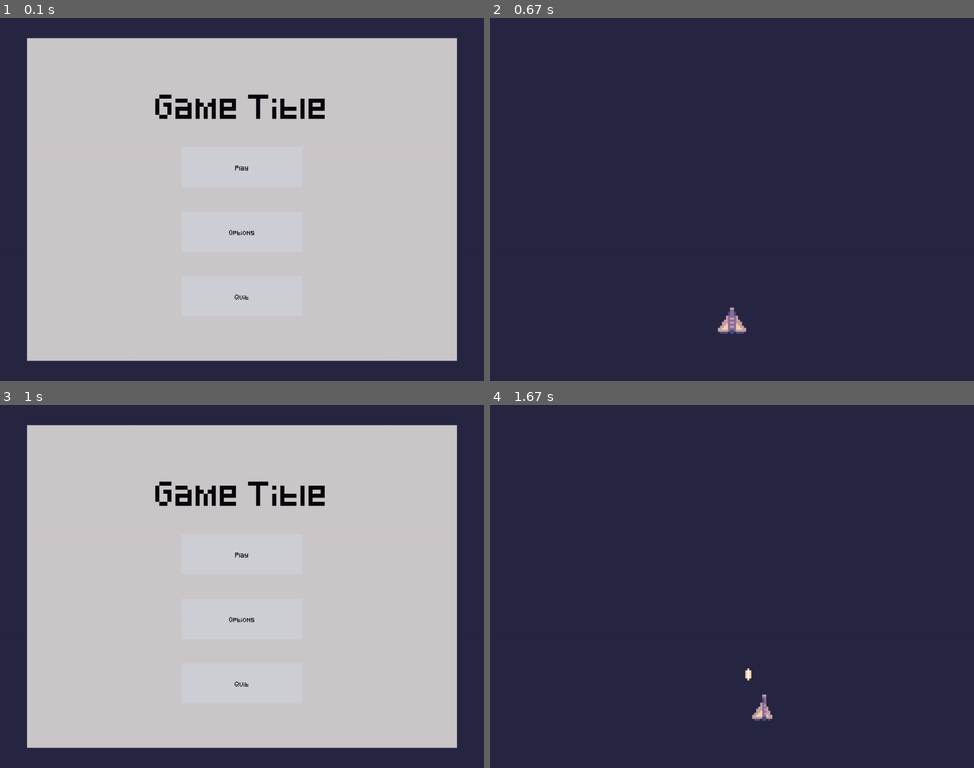
Above: before the commit, frames 1-4 (two rows, left to right).
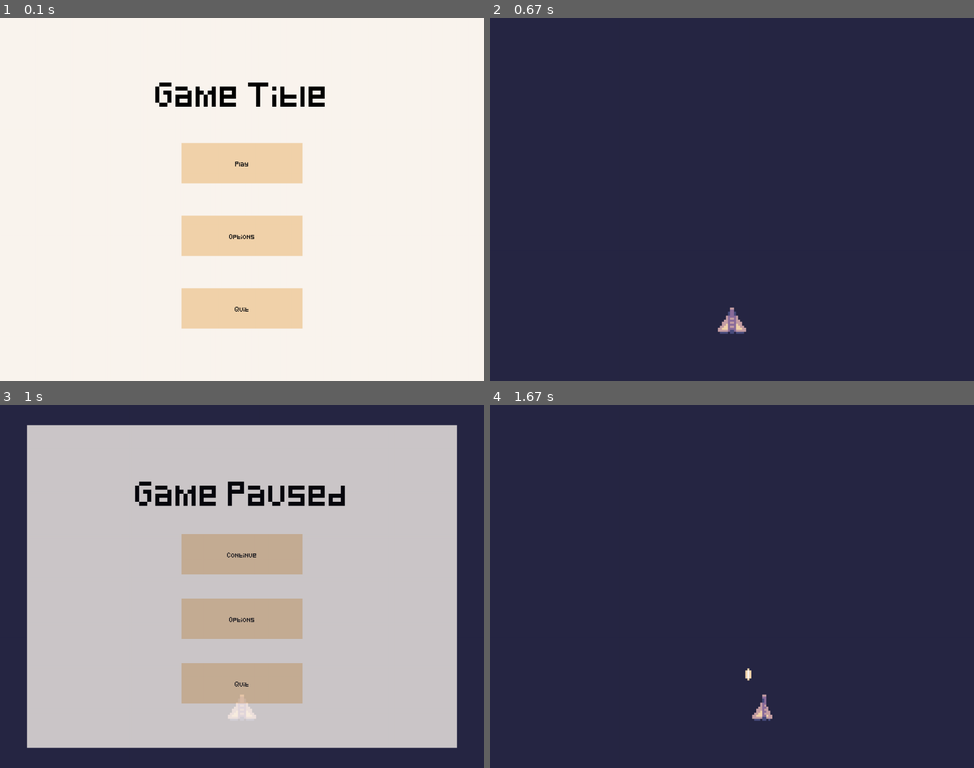
Above: after the commit, the same moments.

Repository: malaeng/12SDD-AT3
Game: pygame game, started from main.py
Same seed, same stepped clock (60 frames per second), same inputs: the game is played once before the commit and once after it.
Inputs (mouse positions are in pixels of both pictures, inside the frame that each line leads up to):
- Up to frame 1 (0.1 s): no input
- Up to frame 2 (0.67 s): click (732, 163) at 0.38 s
- Up to frame 3 (1 s): hold Esc from 0.67 s (still down); hold Right from 0.67 s (still down); move the mouse to (314, 459) at 0.7 s
- Up to frame 4 (1.67 s): release Esc at 1.13 s; release Right at 1.13 s; click (732, 553) at 1.22 s; hold Right from 1.5 s (still down); move the mouse to (915, 680) at 1.53 s; tap Space at 1.57 s

The runs differ from the first frame. In frame 1, 100% of the frame differs, in the area x 0-100%, y 0-100%; in frame 2, nothing differs; in frame 3, 9.7%; in frame 4, nothing differs.

Commit message:
Buttons now work correctly with mousebuttondown and mousebuttonup

Diff:
--- a/main.py
+++ b/main.py
@@ -14,10 +14,11 @@
 
         # Menus
         self.main_menu = Menu(
-            size = (8*screen_width/9, 8*screen_height/9),
+            #size = (8*screen_width/9, 8*screen_height/9),
+            size = (screen_width, screen_height),
             parent_surface_dimensions = (screen_width, screen_height),
             colour = '#fbf5ef',
-            alpha = 200,
+            alpha = 255,
             title = "Game Title",
             buttons = ["Play", "Options", "Quit"]
             )
@@ -27,7 +28,7 @@
             parent_surface_dimensions = (screen_width, screen_height),
             colour = '#fbf5ef',
             alpha = 200,
-            title = "Game Title",
+            title = "Game Paused",
             buttons = ["Continue", "Options", "Quit"]
             )
 
@@ -36,22 +37,35 @@
 
         # Game
         self.game_running = False
-        self.mouse_up = False
-
-    def menu(self):
+        self.game_paused = True
+        self.mouse_state = 'PASSIVE'
+
+    def main_menu_run(self):
         screen.blit(self.main_menu, self.main_menu.rect)
-        button_pressed = self.main_menu.process()
-        #if self.mouse_up:
+        button_pressed = self.main_menu.process(self.mouse_state)
+        #if self.mouse_state == 'PRESSED':
         if button_pressed == 0: # Run
             self.game_running = True
+            self.game_paused = False
             self.run()
         elif button_pressed == 1: #Options
             print("options")
         elif button_pressed == 2: #Quit
             self.quit_game()
-        self.mouse_up = False
-            #for button in self.main_menu.buttons:
-                #button.already_pressed = False
+
+    def pause_menu_run(self):
+        screen.blit(self.pause_menu, self.pause_menu.rect)
+        button_pressed = self.pause_menu.process(self.mouse_state)
+        if button_pressed == 0: # Continue
+            self.game_paused = False
+            self.run()
+        elif button_pressed == 1: #Options
+            print("options")
+        elif button_pressed == 2: #Quit
+            self.game_running = False
+            pygame.time.wait(100)
+            self.main_menu_run()
+
 
     def quit_game(self):
         pygame.quit()
@@ -59,7 +73,11 @@
 
     def run(self):
         if self.game_running == False:
-            self.menu()
+            self.main_menu_run()
+        elif self.game_paused == True:
+            self.player.sprite.lasers.draw(screen)
+            self.player.draw(screen)
+            self.pause_menu_run()
         else:
             self.player.sprite.lasers.draw(screen)
             self.player.update()
@@ -82,19 +100,20 @@
                 pygame.quit()
                 sys.exit()
 
-            if event.type == pygame.MOUSEBUTTONUP:
-                if event.button == 1:
-                    game.mouse_up = True
-
-            if event.type == pygame.KEYDOWN:
+            if event.type == pygame.MOUSEBUTTONDOWN and event.button == 1:
+                    game.mouse_state = 'PRESSED'
+            if event.type == pygame.MOUSEBUTTONUP and event.button == 1:
+                    game.mouse_state = 'RELEASED'
+
+
+            elif event.type == pygame.KEYDOWN:
                 if event.key == pygame.K_ESCAPE:
-                    game.game_running = False
+                    game.game_paused = True
 
 
 
         screen.fill("#272744")
         game.run()
-
         pygame.display.flip()
         clock.tick(60)
 
--- a/menu.py
+++ b/menu.py
@@ -9,27 +9,28 @@
         self.font = pygame.font.Font('graphics/pixeled.ttf', 10)
 
         self.colours = {
-            'normal': 'white',
-            'hover': 'red',
-            'pressed': 'green'
+            'normal': '#f2d3ab',
+            'hover': '#c69fa5',
+            'pressed': '#8b6d9c'
         }
 
         self.text_surf = self.font.render(button_text, True, (20, 20, 20))
         self.text_rect = self.text_surf.get_rect(center = (self.get_width()/2, self.get_height()/2))
 
-    def get_input(self, button_rect, surface):
-
+    def get_input(self, button_rect, surface, mouse_state):
         mouse_pos = pygame.mouse.get_pos()
         rel_rect = pygame.Rect((button_rect.x + surface.rect.x, button_rect.y + surface.rect.y), (button_rect.width, button_rect.height))
 
         self.fill(self.colours['normal'])
         if rel_rect.collidepoint(mouse_pos):
             self.fill(self.colours['hover'])
-            if pygame.mouse.get_pressed(num_buttons=3)[0]:
+            if mouse_state == 'PRESSED':
+                self.fill(self.colours['pressed'])
                 self.already_pressed = True
+            if mouse_state == 'RELEASED' and self.already_pressed:
+                self.already_pressed = False
                 return True
-            #else:
-                self.already_pressed = False
+
 
     def draw_text(self):
         self.blit(self.text_surf, self.text_rect)
@@ -54,7 +55,7 @@
         self.button_titles = buttons
         self.buttons = [Button(300, 100, self.button_titles[i]) for i in range(len(self.button_titles))]
 
-    def process(self):
+    def process(self, mouse_state):
         # Title
         title_surf = self.title_font.render(self.title, False, 'black')
         title_rect = title_surf.get_rect(center = (self.width/2, self.height/5))
@@ -64,8 +65,7 @@
         for button in self.buttons:
             index = self.buttons.index(button)
             button_rect = button.get_rect(center = (self.width/2, ((index+2) * self.height) / (len(self.buttons)+2)))
-            pygame.event.clear()
-            if button.get_input(button_rect, self):
+            if button.get_input(button_rect, self, mouse_state):
                 return index
             button.draw_text()
             self.blit(button, button_rect)
